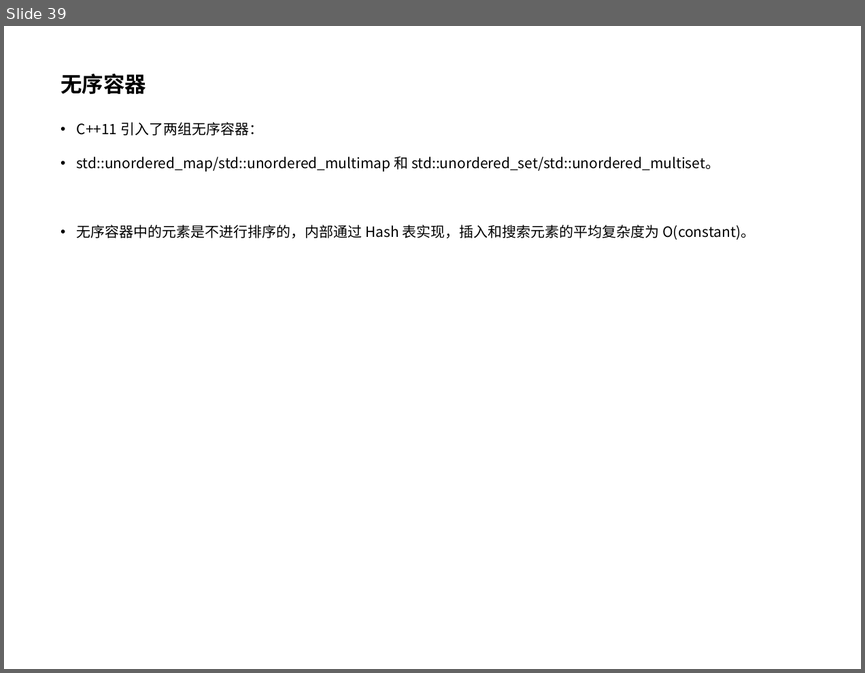
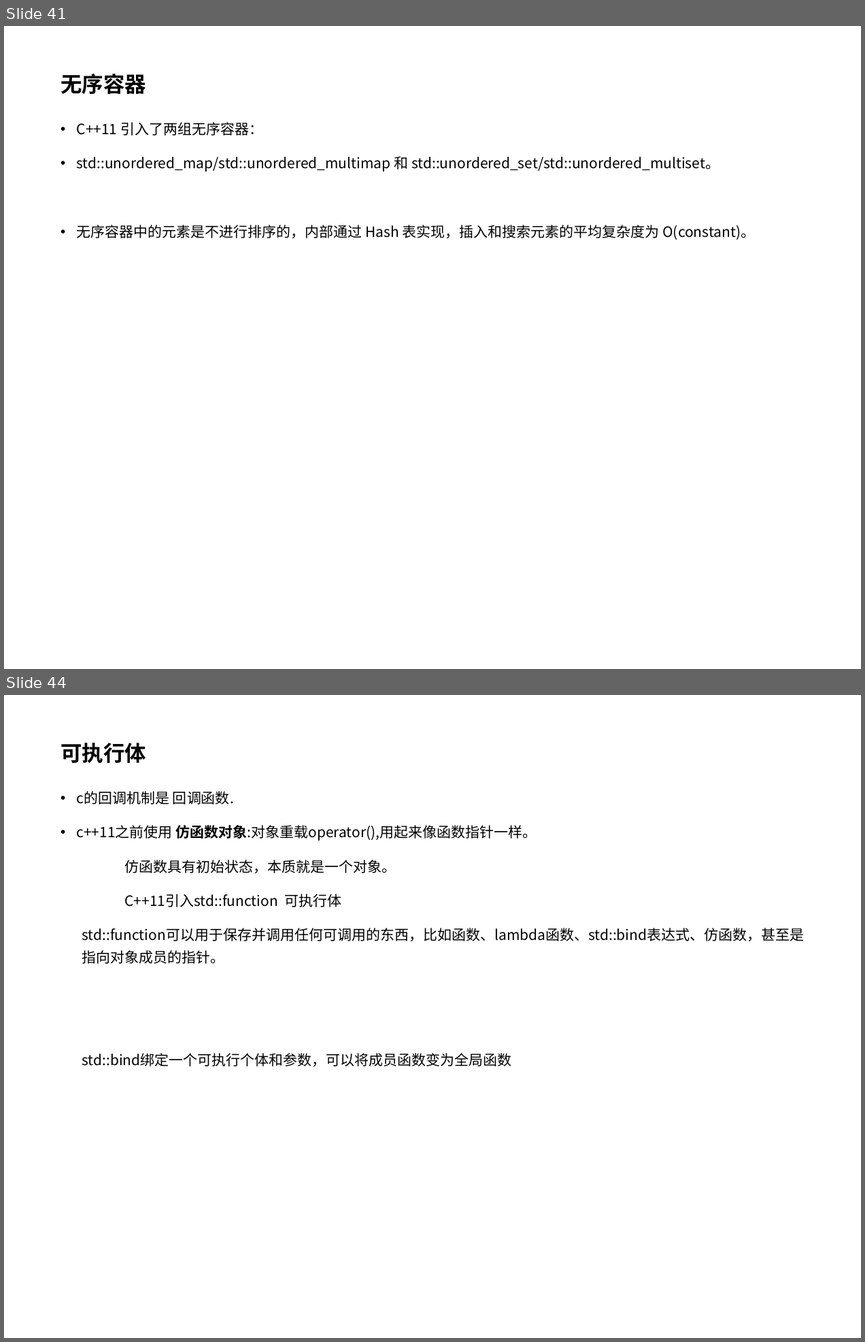
Before and after one commit to pointer1618/projects, a slide deck: lan7/c++11特性.ppt. Shown one above the other, each under a label of ours: slide 39 before the commit, slides 41 and 44 after it; the slides between them are not shown. The pictures are 865x673 and 865x1342 pixels, drawn with LibreOffice and Linux fonts; fonts in the diff are those of the drawing; background and template pictures are left out. Boxes give left, top, right and bottom in pixels: in the first picture for what was removed or moved away, otherwise in the second. Text is boxed around its words. In the diff, an @@ line names an element or a change of style, - is before the commit and + after.

```diff
--- a/lan7/c++11特性.ppt
+++ b/lan7/c++11特性.ppt
@@ slide 44 added at bbox=[4, 695, 861, 1338], background #FFFFFF @@
@@ title added at bbox=[60, 743, 146, 763], 18 pt, text #000000, bold @@
+可执行体
@@ text added at bbox=[77, 791, 804, 1066], 12 pt, text #000000 @@
+• c的回调机制是 回调函数.
+• c++11之前使用 仿函数对象:对象重载operator(),用起来像函数指针一样。
+    仿函数具有初始状态，本质就是一个对象。
+    C++11引入std::function 可执行体
+  std::function可以用于保存并调用任何可调用的东西，比如函数、lambda函数、std::bind表达式、仿函数，甚至是指向对象成员的指针。
+  std::bind绑定一个可执行个体和参数，可以将成员函数变为全局函数
@@ what was slide 39 is now slide 41 @@
```
Also in this commit, not shown: 10 slides changed, 3 other slides added.
